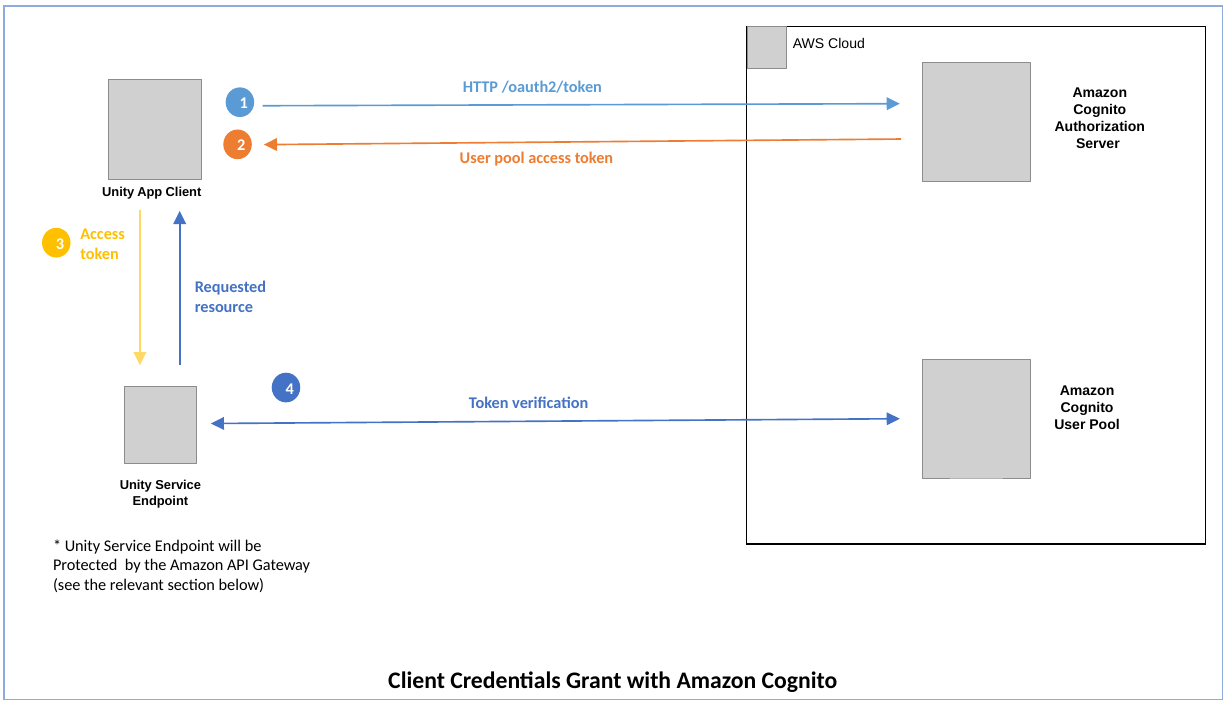
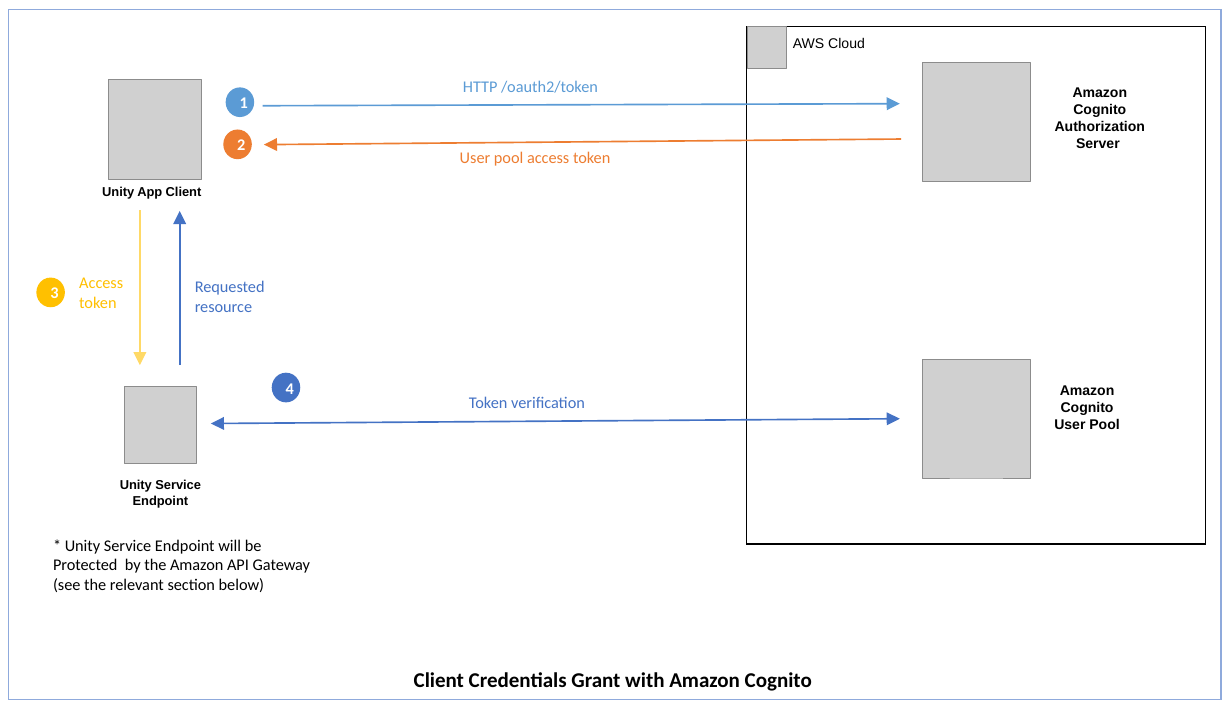
Before and after one commit to unity-sds/unity-cs-security, a slide deck: slide 2 of images/security-drawings.pptx. Drawn at 1232x711 pixels with LibreOffice and Linux fonts; fonts in the diff are those of the drawing; grey boxes stand for pictures. Boxes give left, top, right and bottom in pixels: in the first picture for what was removed or moved away, otherwise in the second. Text is boxed around its words. In the diff, an @@ line names an element or a change of style, - is before the commit and + after.

```diff
--- a/images/security-drawings.pptx
+++ b/images/security-drawings.pptx
@@ rectangle: place and size @@
-rectangle at (4, 6, 1223, 699)
+rectangle at (9, 9, 1222, 699)
@@ bold off in 5 elements at (195, 280, 265, 312), (460, 151, 610, 166), (469, 396, 585, 408), (463, 80, 598, 93), (79, 277, 123, 308) @@
@@ text "Access token": place and size @@
-text "Access token" at (80, 228, 125, 259)
+text "Access token" at (79, 277, 123, 308)
@@ ellipse "3": place and size @@
-ellipse "3" at (43, 228, 70, 257)
+ellipse "3" at (37, 278, 64, 306)
@@ text "Client Credentials Grant with Amazon ..." at (414, 672, 812, 691): size 18 to 16 pt @@
```
Also in this commit, not shown: 2 other slides changed, 3 other files.
